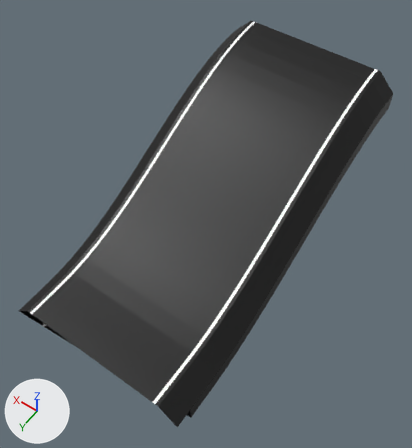
Renders of the Blender file Assets/Art/Blender Project/trackBasic.blend from each side of a commit.
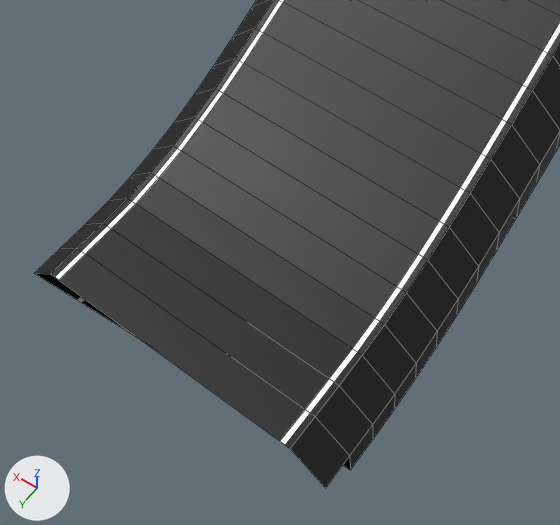
The first picture shows the older version from a camera (50 mm lens) standing at (-21.84, 31.45, 49.05) and looking at (-0.75, 1.92, 2.65). The close-ups show both versions on the part from 0% to 74% of the width and 36% to 100% of the height of that picture; other places that the commit changed are outside them. The lights are fixed; the arrows at lower left show +X, +Y and +Z. The close-ups show mesh edges as thin lines.

The first close-up shows 'Overhang'.
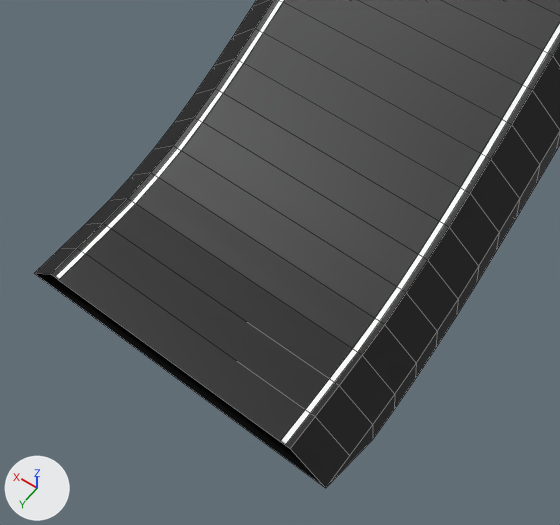
Boxes (x1, y1, x2, y2) around the edits, measured in the close-ups (560 x 525 px; the box of a moved part takes in the faces that stretch with it):
part 1 of me_plane_003, moved or reshaped
    before: (34, 273, 373, 470)
    after: (34, 273, 373, 486)
part 2 of me_plane_003, recoloured
    both: (36, 0, 560, 488)

The edits, one by one:
Picture 'overhang' (img_overhang) is new.
Material 'overhang' (mat_overhang) is new.
Its texture is img_overhang.
me_plane_003 is used by ob_overhang; location (0.0, 0.0, 0.0); scale (8.0, 19.2, 8.0).
Verts and faces of me_plane_003; kept vertices keep their numbers, new ones are numbered from 207.
Before the commit, vertices of me_plane_003: 5 (1.25, 1.0, -0.19) at pixel (34, 273), 6 (-1.25, 1.0, -0.19) at pixel (325, 488), 73 (-1.25, 0.9, -0.19) at pixel (349, 455), 74 (-1.25, 0.8, -0.19) at pixel (372, 424), 186 (1.25, 0.8, -0.41).
Before the commit, vertices of me_plane_003: 188 (-1.25, 0.9, -0.44) at pixel (350, 470), 189 (-1.25, 0.8, -0.44) at pixel (372, 439).
me_plane_003 had 207 vertices, 197 faces and spanned x -1.25..1.25, y -1.0..1.0, z -0.44..1.49.
me_plane_003 now has 206 vertices, 197 faces and spans x -1.25..1.25, y -1.0..1.0, z -0.44..1.49.
Part 1, on me_plane_003:
Vertices deleted: 188 (with the faces that use them).
New faces: (6, 189, 74, 73), (5, 186, 189, 6).
me_plane_003 part 2: 195 faces spanning x -1.25..1.25, y -1.0..1.0, z -0.44..1.49 switch from mat_straight (picture img_straight) to mat_overhang (picture img_overhang).
